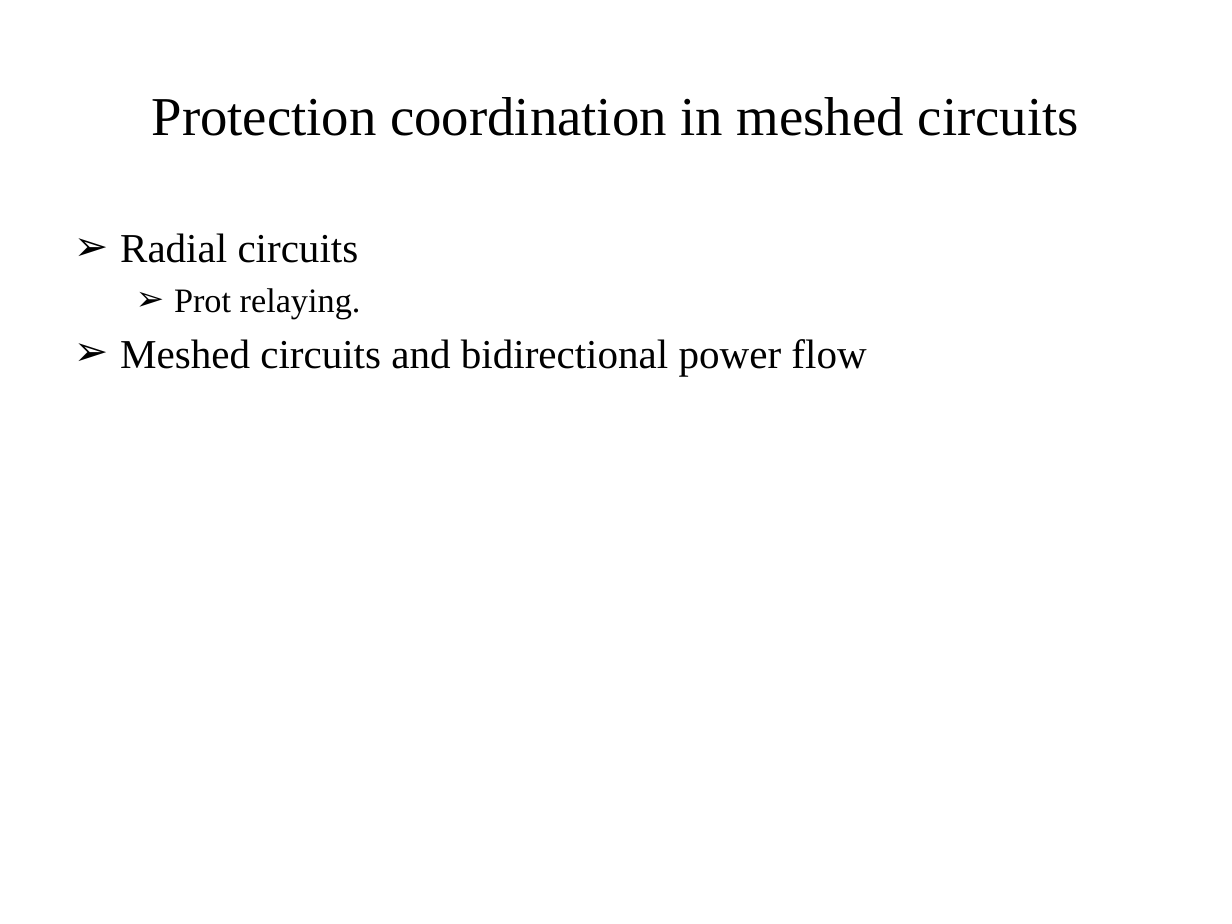
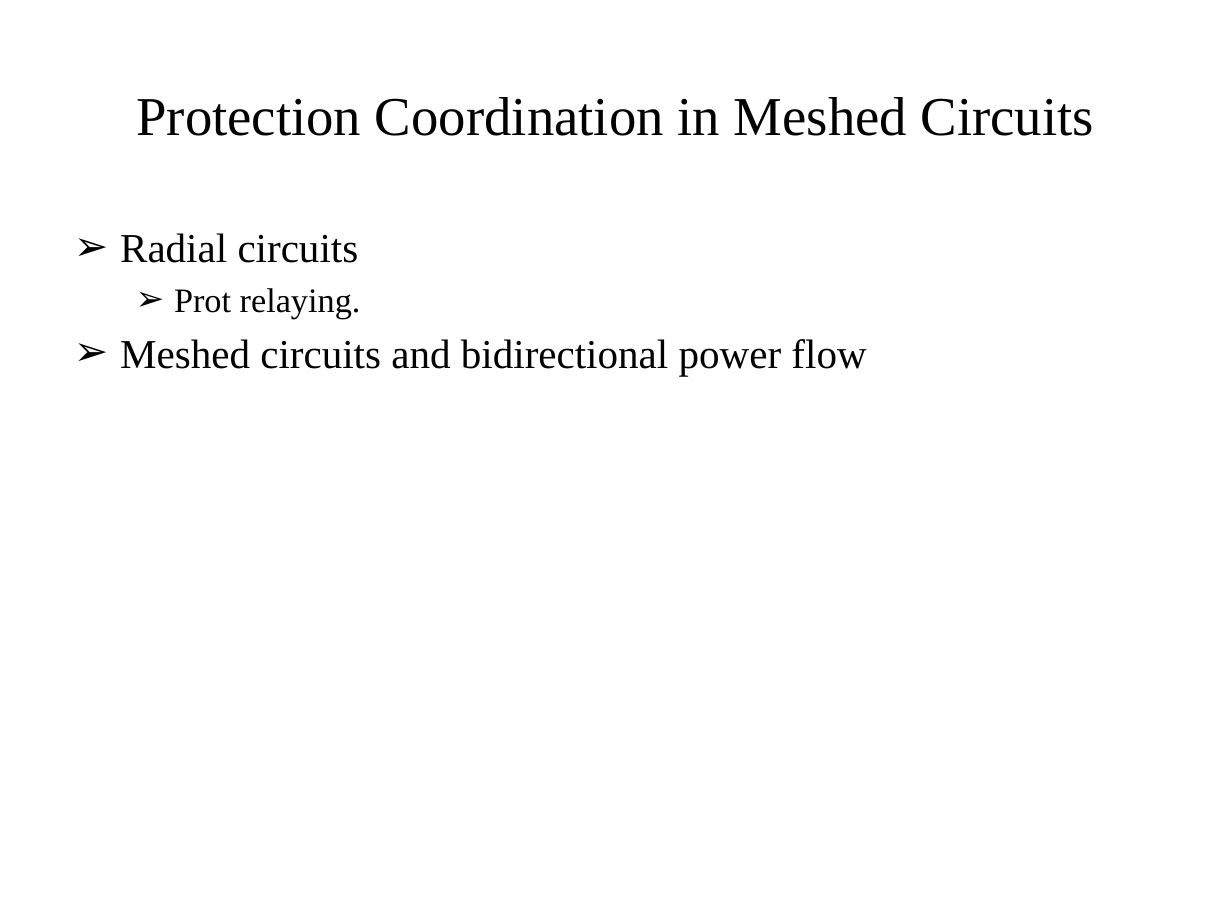
Before and after one commit to gridlab-d/course, a slide deck: slide 31 of University of Washington Class/Module 9 - Automated switching and reconfiguration.pptx. Drawn at 1232x924 pixels with LibreOffice and Linux fonts; fonts in the diff are those of the drawing. Boxes give left, top, right and bottom in pixels: in the first picture for what was removed or moved away, otherwise in the second. Text is boxed around its words. In the diff, an @@ line names an element or a change of style, - is before the commit and + after.

Commit message:
Changes to module 9 for wording and clarity

```diff
--- a/University of Washington Class/Module 9 - Automated switching and reconfiguration.pptx
+++ b/University of Washington Class/Module 9 - Automated switching and reconfiguration.pptx
@@ title at box(136, 97, 1094, 136): text changed @@
-Protection coordination in meshed circuits
+Protection Coordination in Meshed Circuits
```
Also in this commit, not shown: 21 other slides changed.
